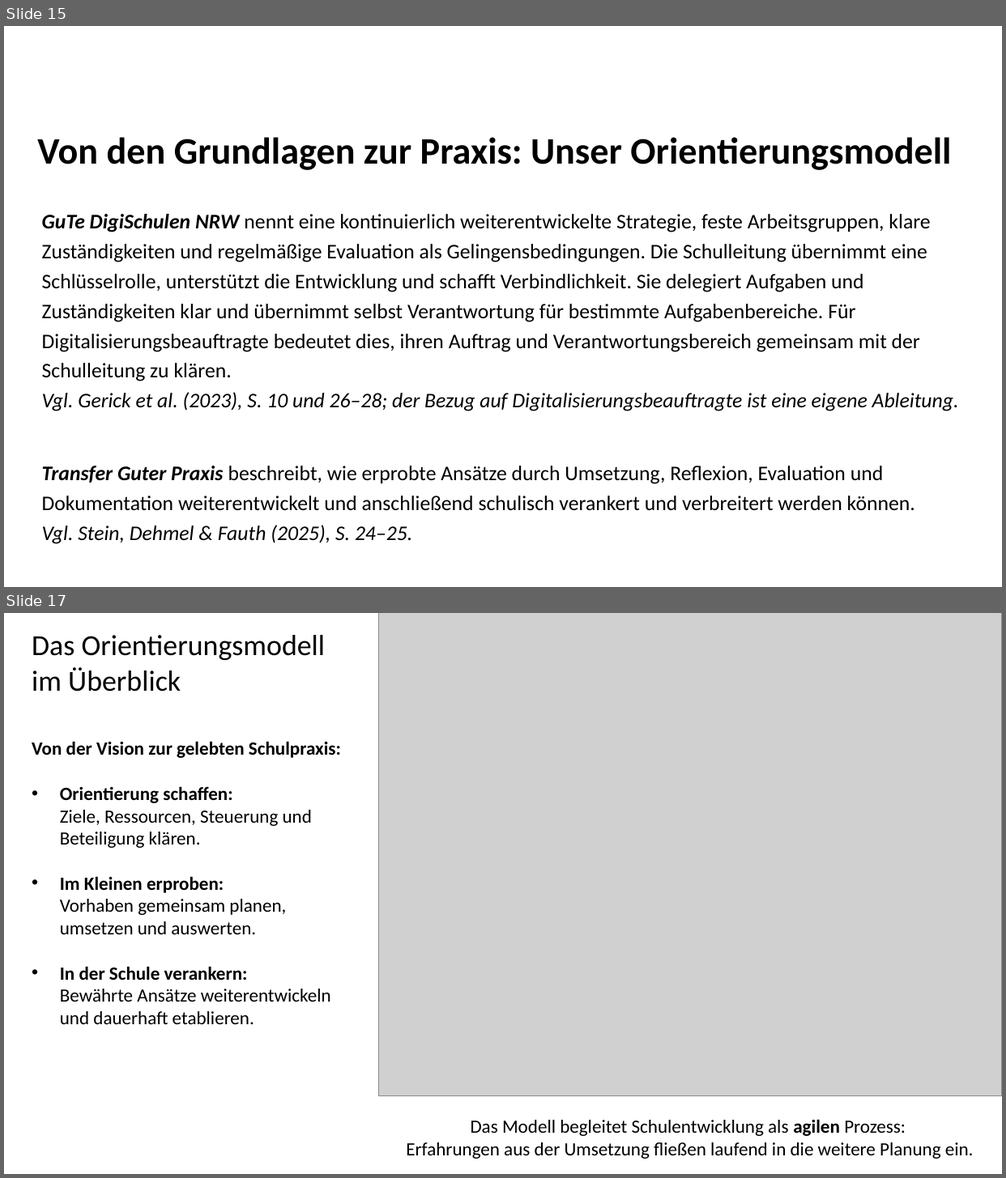
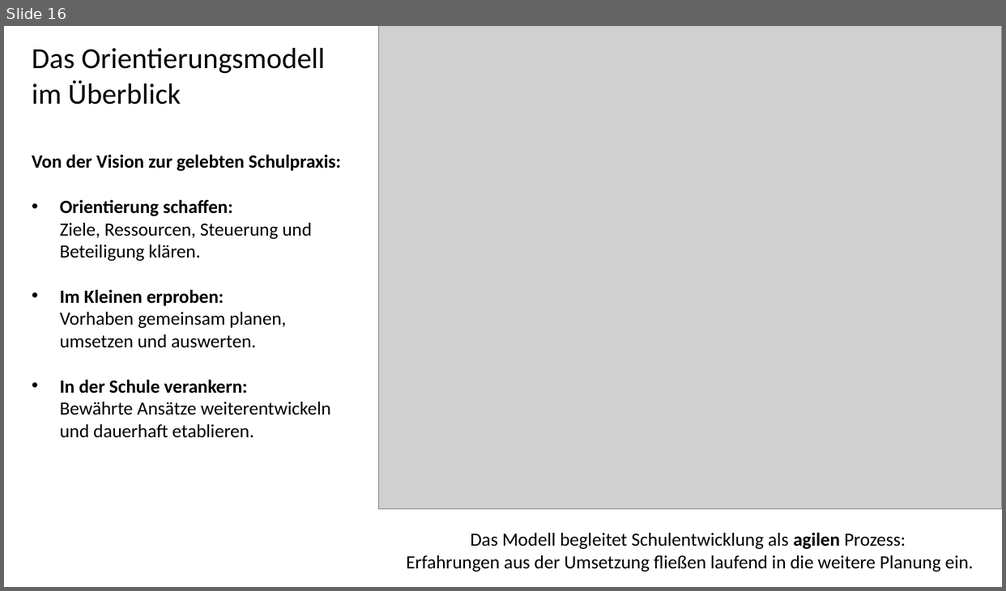
Before and after one commit to chrheckl-ai/orientierungsmodell-schulentwicklung, a slide deck: Orientierungsmodell_Praesentation.pptx. Shown one above the other, each under a label of ours: slides 15 and 17 before the commit, slide 16 after it; the slides between them are not shown. The pictures are 1006x1178 and 1006x591 pixels, drawn with LibreOffice and Linux fonts; fonts in the diff are those of the drawing; grey boxes stand for pictures; background and template pictures are left out. Boxes give left, top, right and bottom in pixels: in the first picture for what was removed or moved away, otherwise in the second. Text is boxed around its words. In the diff, an @@ line names an element or a change of style, - is before the commit and + after.

```diff
--- a/Orientierungsmodell_Praesentation.pptx
+++ b/Orientierungsmodell_Praesentation.pptx
@@ slide 15 removed at box(4, 26, 1002, 587), background #FFFFFF @@
@@ title removed at box(37, 137, 951, 170) @@
-Von den Grundlagen zur Praxis: Unser Orientierungsmodell
@@ text removed at box(42, 214, 959, 544) @@
-GuTe DigiSchulen NRW nennt eine kontinuierlich weiterentwickelte Strategie, feste Arbeitsgruppen, klare Zuständigkeiten und regelmäßige Evaluation als Gelingensbedingungen. Die Schulleitung übernimmt eine Schlüsselrolle, unterstützt die Entwicklung und schafft Verbindlichkeit. Sie delegiert Aufgaben und Zuständigkeiten klar und übernimmt selbst Verantwortung für bestimmte Aufgabenbereiche. Für Digitalisierungsbeauftragte bedeutet dies, ihren Auftrag und Verantwortungsbereich gemeinsam mit der Schulleitung zu klären.
-Vgl. Gerick et al. (2023), S. 10 und 26–28; der Bezug auf Digitalisierungsbeauftragte ist eine eigene Ableitung.
-Transfer Guter Praxis beschreibt, wie erprobte Ansätze durch Umsetzung, Reflexion, Evaluation und Dokumentation weiterentwickelt und anschließend schulisch verankert und verbreitert werden können.
-Vgl. Stein, Dehmel & Fauth (2025), S. 24–25.
@@ what was slide 17 is now slide 16 @@
```
Also in this commit, not shown: 6 slides changed, 8 slides added, 8 other slides removed, 1 other file.
